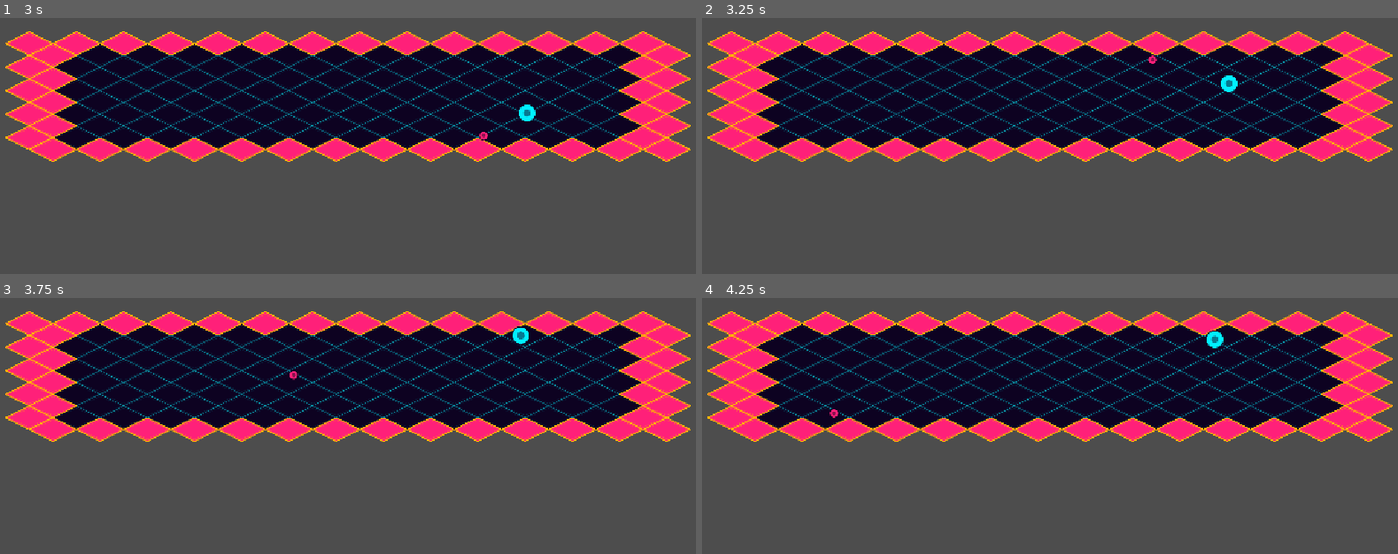
Above: before the commit, frames 1-4 (two rows, left to right).
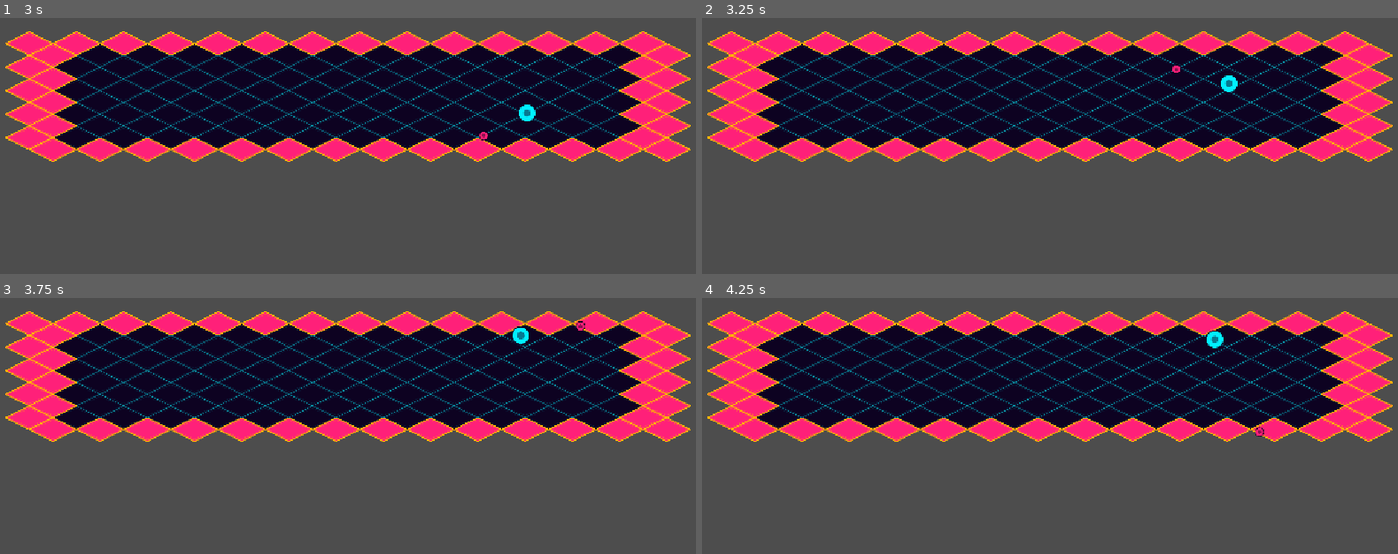
Above: after the commit, the same moments.

Repository: valeroman/Discus-Maximus
Game: Godot game, scene res://levels/test_arena.tscn
Same seed, same stepped clock (60 frames per second), same inputs: the game is played once before the commit and once after it. The project has no main scene, so this scene is started directly.
Inputs (mouse positions are in pixels of both pictures, inside the frame that each line leads up to):
- Up to frame 1 (3 s): tap Enter at 0.5 s; move the mouse to (501, 76) at 0.52 s; hold D (move_right) 0.53-1.28 s; right-click (501, 76) at 0.6 s; move the mouse to (208, 115) at 1.27 s; hold S (move_down) 1.28-2.03 s; tap Space (dash) at 1.35, 2 s; right-click (208, 115) at 1.55 s; move the mouse to (outside the picture) at 2.02 s; hold D (move_right) 2.03-2.78 s; right-click (outside the picture) at 2.1 s; move the mouse to (313, 176) at 2.77 s; hold W (move_up) from 2.78 s (still down); click (313, 176) at 2.85 s
- Up to frame 2 (3.25 s): keep holding W (move_up); right-click (1015, 176) at 3.05 s
- Up to frame 3 (3.75 s): move the mouse to (563, 436) at 3.52 s; release W (move_up) at 3.53 s; hold A (move_left) from 3.53 s (still down); right-click (563, 436) at 3.6 s
- Up to frame 4 (4.25 s): keep holding A (move_left)

Frame 1 is identical in both runs. In frame 2, less than 0.1% of the frame differs, in the area x 64-69%, y 14-22%; in frame 3, less than 0.1%, in the area x 41-85%, y 8-33%; in frame 4, less than 0.1%.

Commit message:
feat: Add recall functionality to player for disc retrieval

Diff:
--- a/entities/player/player.gd
+++ b/entities/player/player.gd
@@ -49,3 +49,6 @@
 		var direction := (get_global_mouse_position() - global_position).normalized()
 		disc.throw(direction)
 		has_disc = false
+
+	if Input.is_action_just_pressed("recall") and not has_disc:
+		disc.recall()
